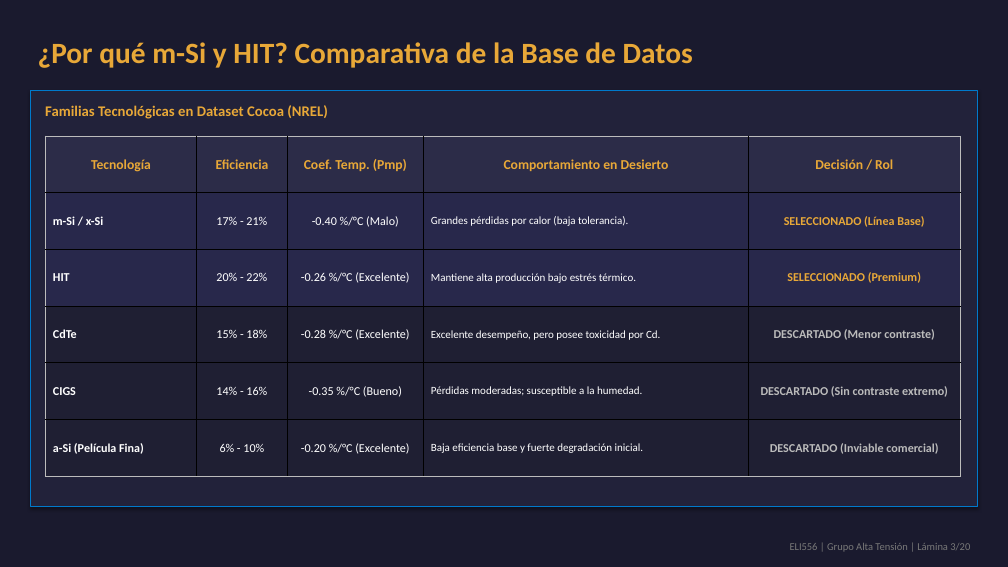
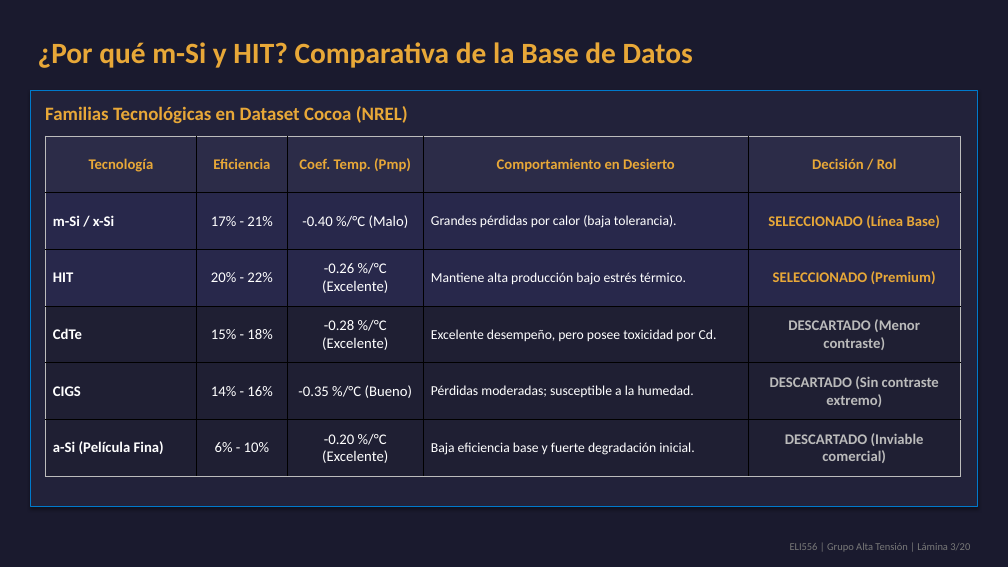
Before and after one commit to theChosen16/t2-paneles, a slide deck: slide 3 of output/Presentacion_Final_ELI556_Atacama.pptx. Drawn at 1008x567 pixels with LibreOffice and Linux fonts; fonts in the diff are those of the drawing. Boxes give left, top, right and bottom in pixels: in the first picture for what was removed or moved away, otherwise in the second. Text is boxed around its words. In the diff, an @@ line names an element or a change of style, - is before the commit and + after.

Commit message:
style: maximize typography size, table cells, and implement dynamic column-width auto-scaling constraint for all equations

```diff
--- a/output/Presentacion_Final_ELI556_Atacama.pptx
+++ b/output/Presentacion_Final_ELI556_Atacama.pptx
@@ text "Familias Tecnológicas en Dataset Cocoa ..." at box(45, 106, 408, 123): size 14 to 18 pt @@
@@ table at box(45, 136, 960, 476) @@
@@ size 13 to 14 pt in "Tecnología", "Eficiencia", "Coef. Temp. (Pmp)", "Comportamiento en Desierto" and 1 more places @@
@@ size 11.5 to 14 pt in "m-Si / x-Si", "17% - 21%", "-0.40 %/°C (Malo)", "SELECCIONADO (Línea Base)" and 16 more places @@
@@ size 10.5 to 13 pt in "Grandes pérdidas por calor (baja tolerancia).", "Mantiene alta producción bajo estrés térmico.", "Excelente desempeño, pero posee toxicidad por Cd.", "Pérdidas moderadas; susceptible a la humedad." and 1 more places @@
```
Also in this commit, not shown: 16 other slides changed, 18 other files.
